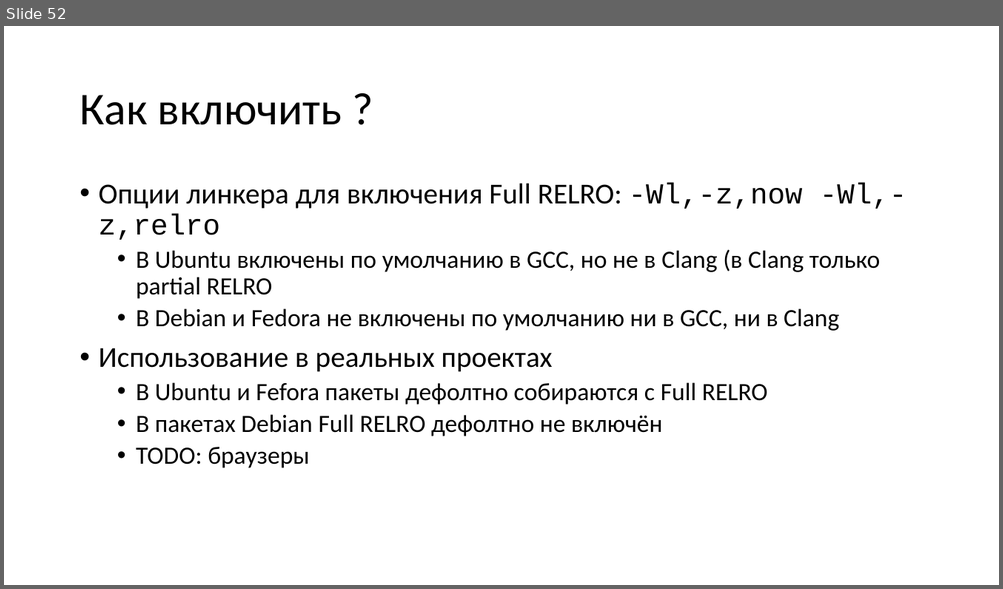
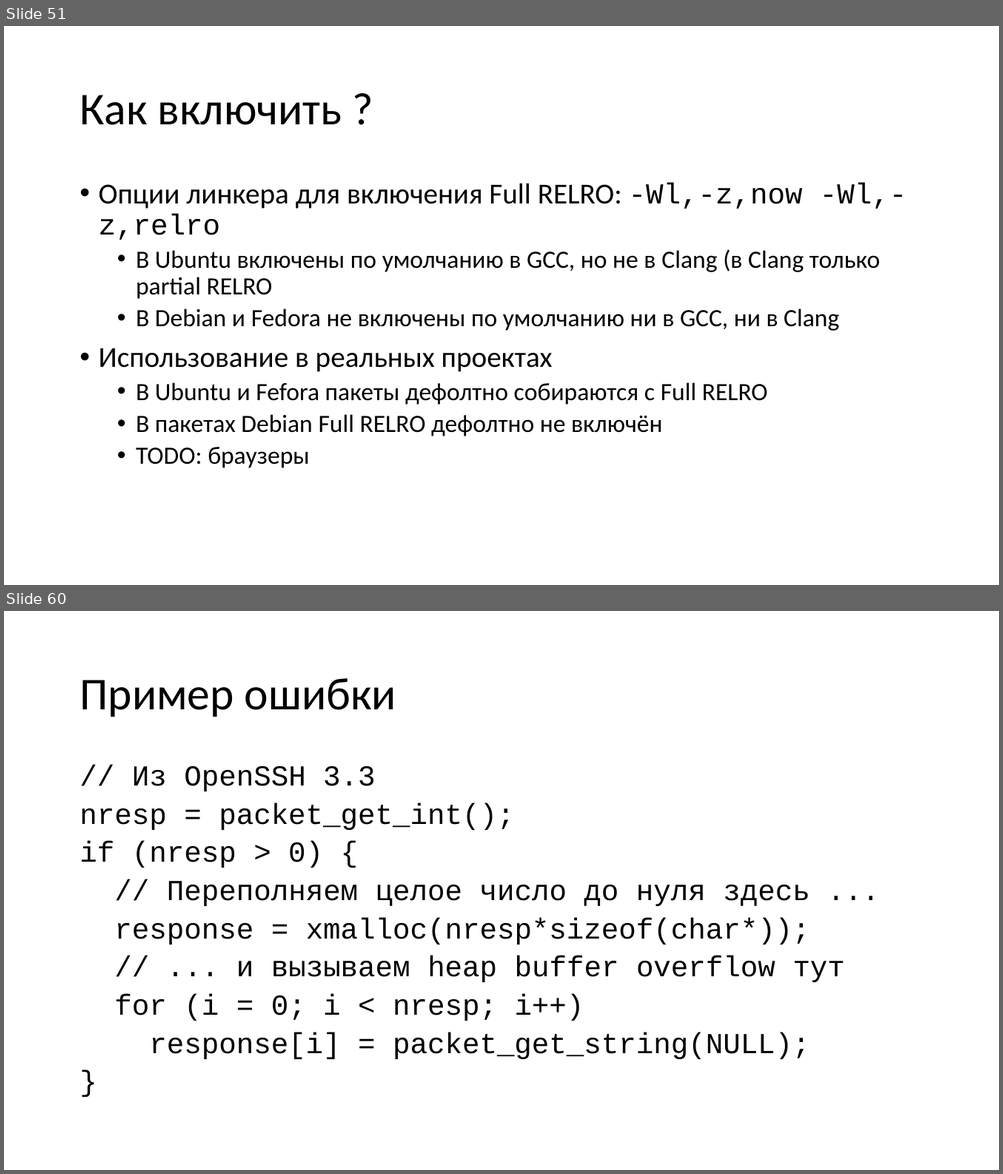
Before and after one commit to yugr/slides, a slide deck: CppZeroCost/2025/RU.pptx. Shown one above the other, each under a label of ours: slide 52 before the commit, slides 51 and 60 after it; the slides between them are not shown. The pictures are 1003x589 and 1003x1174 pixels, drawn with LibreOffice and Linux fonts; fonts in the diff are those of the drawing. Boxes give left, top, right and bottom in pixels: in the first picture for what was removed or moved away, otherwise in the second. Text is boxed around its words. In the diff, an @@ line names an element or a change of style, - is before the commit and + after.

```diff
--- a/CppZeroCost/2025/RU.pptx
+++ b/CppZeroCost/2025/RU.pptx
@@ slide 60 added at bbox=[4, 611, 999, 1170], background #FFFFFF @@
@@ title added at bbox=[79, 678, 396, 717], 44 pt, text #000000 @@
+Пример ошибки
@@ text added at bbox=[79, 766, 845, 1059], 28 pt, text #000000 @@
+// Из OpenSSH 3.3
+nresp = packet_get_int();
+if (nresp > 0) {
+// Переполняем целое число до нуля здесь ...
+response = xmalloc(nresp*sizeof(char*));
+// ... и вызываем heap buffer overflow тут
+for (i = 0; i < nresp; i++)
+response[i] = packet_get_string(NULL);
+}
@@ what was slide 52 is now slide 51 @@
```
Also in this commit, not shown: 20 other slides added, 1 slide removed, 1 other file.
